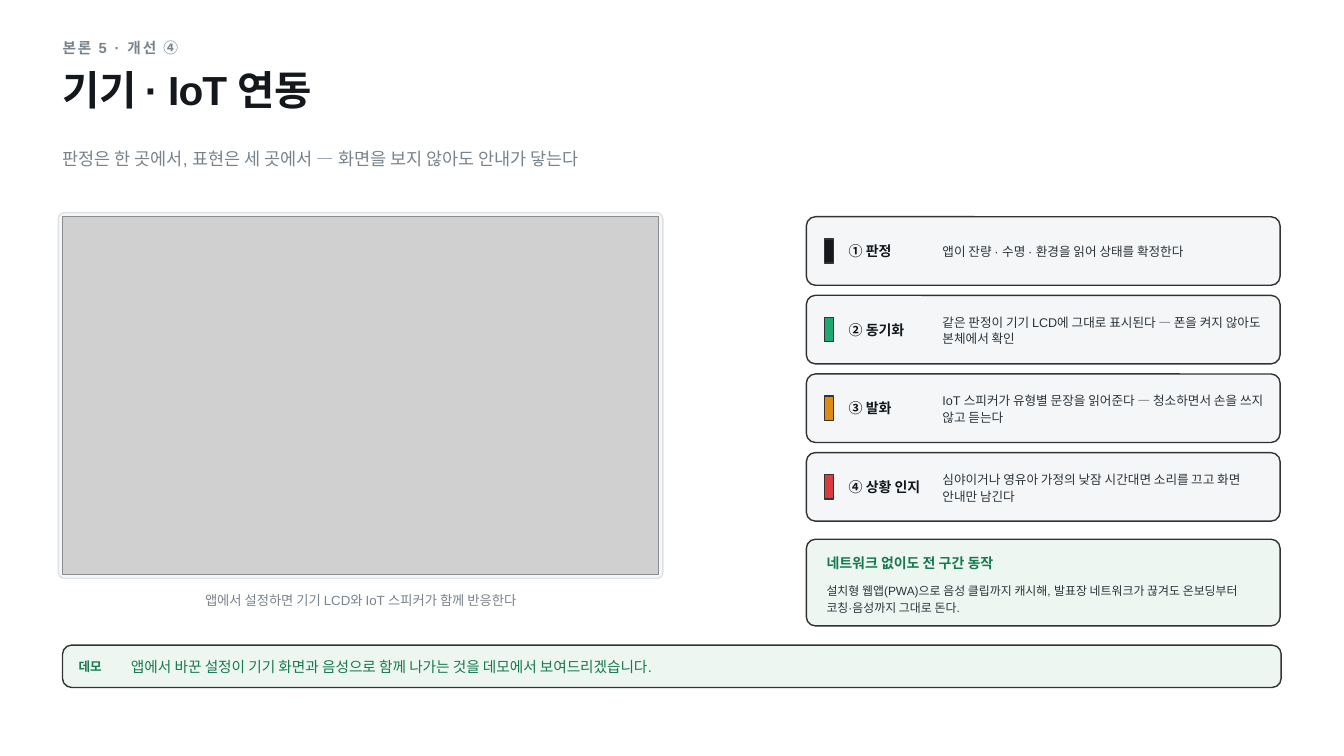
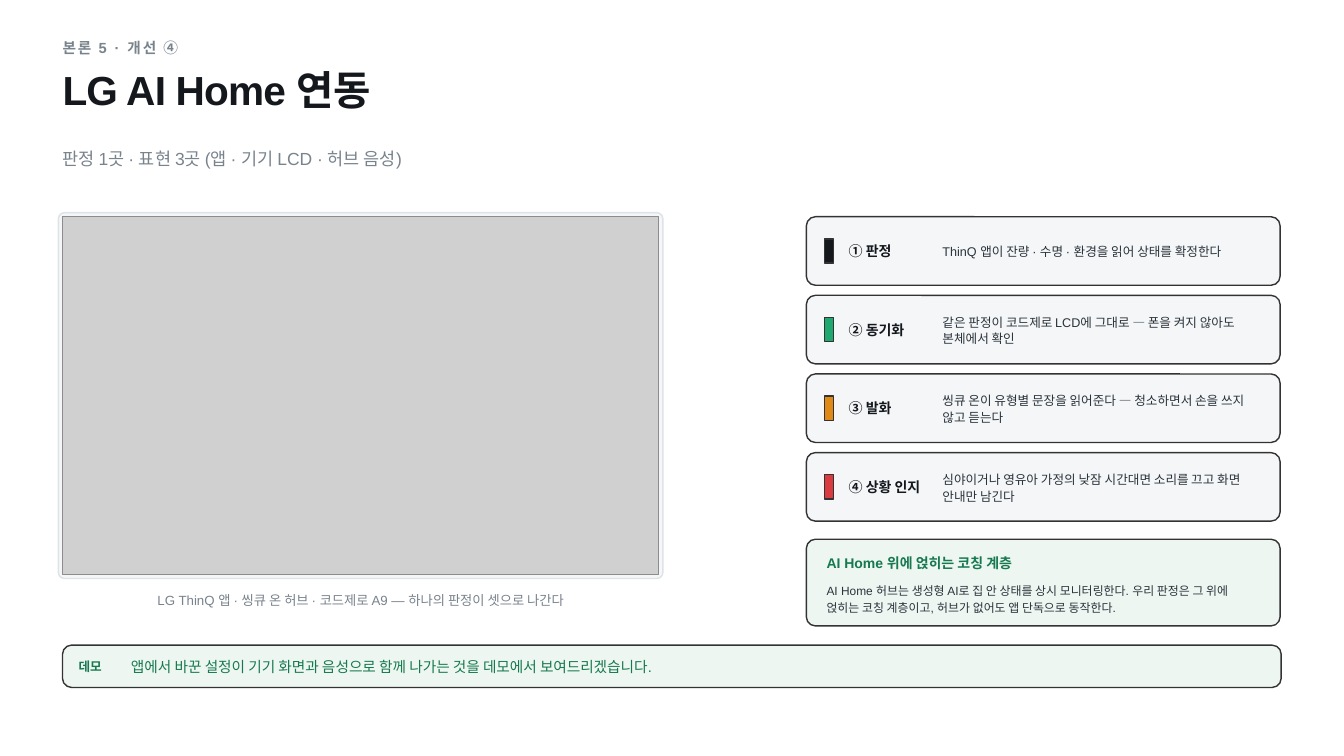
Before and after one commit to brothrone/a, a slide deck: slide 8 of 발표자료_배터리코칭.pptx. Drawn at 1344x756 pixels with LibreOffice and Linux fonts; fonts in the diff are those of the drawing; grey boxes stand for pictures. Boxes give left, top, right and bottom in pixels: in the first picture for what was removed or moved away, otherwise in the second. Text is boxed around its words. In the diff, an @@ line names an element or a change of style, - is before the commit and + after.

```diff
--- a/발표자료_배터리코칭.pptx
+++ b/발표자료_배터리코칭.pptx
@@ text at [63,71,371,109]: text changed @@
-기기 · IoT 연동
+LG AI Home 연동
@@ text at [63,150,402,169]: text changed @@
-판정은 한 곳에서, 표현은 세 곳에서 — 화면을 보지 않아도 안내가 닿는다
+판정 1곳 · 표현 3곳 (앱 · 기기 LCD · 허브 음성)
@@ text at [942,245,1221,259]: text changed @@
-앱이 잔량 · 수명 · 환경을 읽어 상태를 확정한다
+ThinQ 앱이 잔량 · 수명 · 환경을 읽어 상태를 확정한다
@@ text at [942,316,1235,344]: text changed @@
-같은 판정이 기기 LCD에 그대로 표시된다 — 폰을 켜지 않아도 본체에서 확인
+같은 판정이 코드제로 LCD에 그대로 — 폰을 켜지 않아도 본체에서 확인
@@ text at [942,394,1244,423]: text changed @@
-IoT 스피커가 유형별 문장을 읽어준다 — 청소하면서 손을 쓰지 않고 듣는다
+씽큐 온이 유형별 문장을 읽어준다 — 청소하면서 손을 쓰지 않고 듣는다
@@ text at [827,556,1012,570]: text changed @@
-네트워크 없이도 전 구간 동작
+AI Home 위에 얹히는 코칭 계층
@@ text at [157,594,564,608]: text changed @@
-앱에서 설정하면 기기 LCD와 IoT 스피커가 함께 반응한다
+LG ThinQ 앱 · 씽큐 온 허브 · 코드제로 A9 — 하나의 판정이 셋으로 나간다
@@ text at [827,585,1228,613]: text changed @@
-설치형 웹앱(PWA)으로 음성 클립까지 캐시해, 발표장 네트워크가 끊겨도 온보딩부터 코칭·음성까지 그대로 돈다.
+AI Home 허브는 생성형 AI로 집 안 상태를 상시 모니터링한다. 우리 판정은 그 위에 얹히는 코칭 계층이고, 허브가 없어도 앱 단독으로 동작한다.
```
Also in this commit, not shown: 14 other slides changed, 7 other files.
